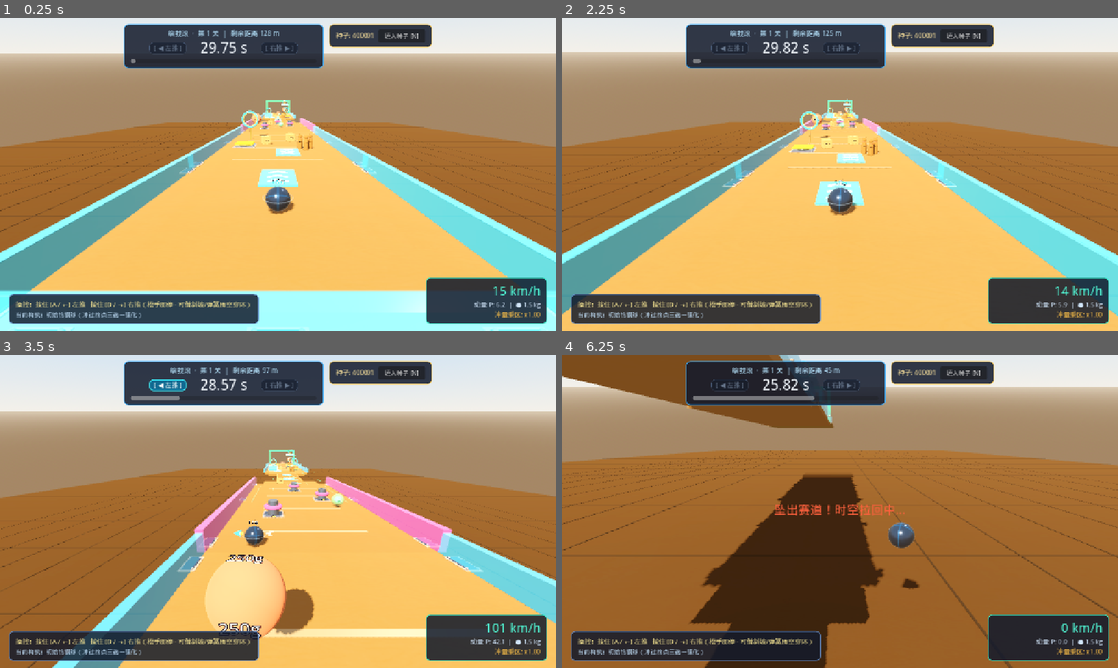
Above: before the commit, frames 1-4 (two rows, left to right).
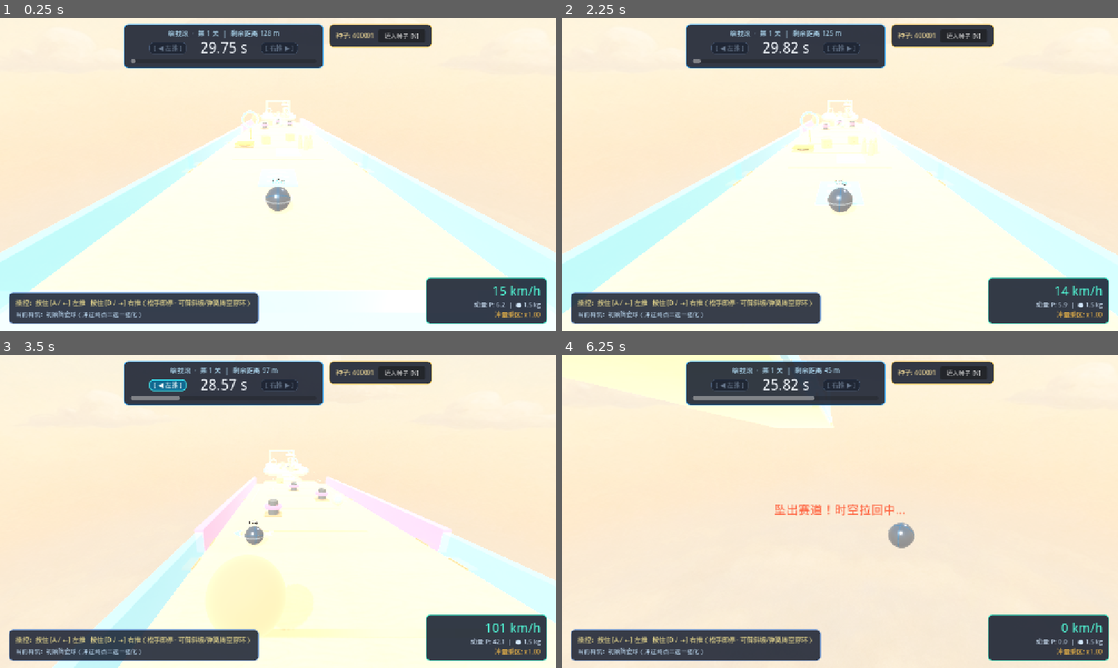
Above: after the commit, the same moments.

Repository: nossika/kinetic-run
Game: Godot game, scene res://scenes/main.tscn
The game is run twice, just before and just after one commit, with the same random seed, the same clock (stepped at 60 frames per second) and the same inputs.
Inputs (mouse positions are in pixels of both pictures, inside the frame that each line leads up to):
- Up to frame 1 (0.25 s): no input
- Up to frame 2 (2.25 s): tap Enter at 0.5 s; move the mouse to (962, 158) at 0.52 s; hold Right 0.53-1.25 s; tap N at 0.6 s; click (962, 158) at 0.67 s; tap Space at 0.77 s; click "填入种子 [N]" at 1.25 s; click "按此种子开局（回车）" at 2 s
- Up to frame 3 (3.5 s): move the mouse to (166, 527) at 2.77 s; hold Left from 2.78 s (still down); tap Enter at 2.85 s; tap Space at 3.02 s
- Up to frame 4 (6.25 s): move the mouse to (895, 442) at 3.52 s; release Left at 3.53 s; hold Right 3.53-5.03 s; tap Keypad Enter at 3.6 s; move the mouse to (812, 574) at 4.27 s; tap R at 4.35 s; click (812, 574) at 4.42 s; tap Space at 4.52, 5.27, 6.02 s; move the mouse to (1006, 558) at 5.02 s; hold Left from 5.03 s (still down); tap 1 at 5.1 s; move the mouse to (673, 464) at 5.77 s; tap 2 at 5.85 s

The runs differ from the first frame. In frame 1, 81% of the frame differs, in the area x 0-100%, y 0-100%; in frame 2, 82%; in frame 3, 81%; in frame 4, 89%.

Commit message:
feat: switch world lighting, fog, sky, and MaterialLibrary to soft clay-storybook style
Co-authored-by: Cursor <cursoragent@cursor.com>
Co-authored-by: nossikalin <nossikalin@tencent.com>

Diff:
--- a/project.godot
+++ b/project.godot
@@ -34,4 +34,4 @@
 
 renderer/rendering_method="gl_compatibility"
 renderer/rendering_method.mobile="gl_compatibility"
-anti_aliasing/quality/msaa_3d=1
+anti_aliasing/quality/msaa_3d=2
--- a/src/core/material_library.gd
+++ b/src/core/material_library.gd
@@ -29,6 +29,10 @@
 	return tex
 
 
+static func load_storybook_sky_texture() -> Texture2D:
+	return _load_cached_texture(TEX_STORYBOOK_SKY_CLOUDS)
+
+
 static func _load_cached_font() -> Font:
 	if _is_headless():
 		return null
@@ -42,6 +46,10 @@
 	var mat := StandardMaterial3D.new()
 	mat.texture_filter = BaseMaterial3D.TEXTURE_FILTER_LINEAR_WITH_MIPMAPS_ANISOTROPIC
 	mat.texture_repeat = true
+	mat.diffuse_mode = BaseMaterial3D.DIFFUSE_LAMBERT_WRAP
+	mat.rim_enabled = true
+	mat.rim = 0.22
+	mat.rim_tint = 0.38
 	return mat
 
 
@@ -54,103 +62,103 @@
 
 static func make_beechwood_material(tint: Color = Color.WHITE) -> StandardMaterial3D:
 	var mat := _new_base_material()
-	var honey := Color(0.66, 0.52, 0.36, 1.0)
+	var warm_cream_maple := Color(0.97, 0.92, 0.85, 1.0)
 	mat.albedo_color = Color(
-		tint.r * honey.r,
-		tint.g * honey.g,
-		tint.b * honey.b,
+		tint.r * warm_cream_maple.r,
+		tint.g * warm_cream_maple.g,
+		tint.b * warm_cream_maple.b,
 		tint.a
 	)
 	mat.albedo_texture = _load_cached_texture(TEX_TRACK_BEECHWOOD)
 	mat.metallic = 0.0
-	mat.metallic_specular = 0.14
-	mat.roughness = 0.68
-	mat.uv1_triplanar = true
-	mat.uv1_scale = Vector3(0.22, 0.22, 0.22)
-	mat.uv1_triplanar_sharpness = 4.0
-	return mat
-
-
-static func make_workbench_material(tint: Color = Color(0.46, 0.36, 0.26)) -> StandardMaterial3D:
-	var mat := _new_base_material()
-	mat.albedo_color = Color(tint.r * 0.72, tint.g * 0.70, tint.b * 0.68, tint.a)
+	mat.metallic_specular = 0.10
+	mat.roughness = 0.78
+	mat.uv1_triplanar = true
+	mat.uv1_scale = Vector3(0.18, 0.18, 0.18)
+	mat.uv1_triplanar_sharpness = 3.2
+	return mat
+
+
+static func make_workbench_material(tint: Color = Color(0.88, 0.80, 0.70)) -> StandardMaterial3D:
+	var mat := _new_base_material()
+	mat.albedo_color = tint
 	mat.albedo_texture = _load_cached_texture(TEX_TRACK_BEECHWOOD)
 	mat.metallic = 0.0
-	mat.metallic_specular = 0.10
-	mat.roughness = 0.80
+	mat.metallic_specular = 0.08
+	mat.roughness = 0.84
 	mat.uv1_triplanar = true
 	mat.uv1_world_triplanar = true
-	mat.uv1_scale = Vector3(0.18, 0.18, 0.18)
-	mat.uv1_triplanar_sharpness = 4.0
+	mat.uv1_scale = Vector3(0.16, 0.16, 0.16)
+	mat.uv1_triplanar_sharpness = 3.0
 	return mat
 
 
 static func make_frosted_acrylic_material(tint: Color) -> StandardMaterial3D:
 	var mat := _new_base_material()
 	mat.transparency = BaseMaterial3D.TRANSPARENCY_ALPHA
-	var alpha := tint.a if tint.a < 0.99 else 0.72
-	mat.albedo_color = Color(tint.r, tint.g, tint.b, alpha)
-	mat.metallic = 0.08
-	mat.roughness = 0.24
+	var alpha := clampf(tint.a if tint.a < 0.99 else 0.76, 0.18, 0.90)
+	var soft_pastel := tint.lerp(Color(0.99, 0.96, 0.91), 0.24)
+	mat.albedo_color = Color(soft_pastel.r, soft_pastel.g, soft_pastel.b, alpha)
+	mat.metallic = 0.04
+	mat.roughness = 0.36
 	mat.emission_enabled = true
-	mat.emission = Color(tint.r, tint.g, tint.b) * 0.35
-	mat.emission_energy_multiplier = 0.55
+	mat.emission = Color(soft_pastel.r, soft_pastel.g, soft_pastel.b) * 0.24
+	mat.emission_energy_multiplier = 0.32
 	return mat
 
 
 static func make_wood_crate_material(is_heavy: bool) -> StandardMaterial3D:
 	var mat := _new_base_material()
 	mat.albedo_texture = _load_cached_texture(TEX_CRATE_BALSA_WOOD)
-	# Godot 4 BoxMesh packs 6 faces in a 3x2 UV grid; scaling UV1 by (3, 2, 1) frames each cube face cleanly.
+	# 6 faces packed in a 3x2 UV grid; scaling UV1 by (3, 2, 1) frames each rounded cube face cleanly.
 	mat.uv1_scale = Vector3(3.0, 2.0, 1.0)
 	if is_heavy:
-		mat.albedo_color = Color(0.56, 0.38, 0.24)
-		mat.metallic = 0.06
-		mat.metallic_specular = 0.18
-		mat.roughness = 0.58
+		mat.albedo_color = Color(0.68, 0.50, 0.36)
+		mat.metallic = 0.04
+		mat.metallic_specular = 0.14
+		mat.roughness = 0.68
 	else:
-		mat.albedo_color = Color(0.92, 0.82, 0.68)
+		mat.albedo_color = Color(0.99, 0.94, 0.85)
 		mat.metallic = 0.0
-		mat.metallic_specular = 0.16
-		mat.roughness = 0.66
-	return mat
-
-
-static func make_cast_iron_material(tint: Color = Color(0.28, 0.30, 0.35)) -> StandardMaterial3D:
+		mat.metallic_specular = 0.12
+		mat.roughness = 0.74
+	return mat
+
+
+static func make_cast_iron_material(tint: Color = Color(0.36, 0.38, 0.44)) -> StandardMaterial3D:
 	var mat := _new_base_material()
 	var tex := _load_cached_texture(TEX_METAL_CAST_IRON)
 	mat.albedo_texture = tex
 	if tex != null:
-		# metal_cast_iron.png already carries dark ~0.20 charcoal value; preserve tint hue without crushing hammered detail.
 		mat.albedo_color = Color(
-			clampf(tint.r * 2.8, 0.45, 1.25),
-			clampf(tint.g * 2.8, 0.45, 1.25),
-			clampf(tint.b * 2.8, 0.45, 1.25),
+			clampf(tint.r * 2.1, 0.56, 1.20),
+			clampf(tint.g * 2.1, 0.56, 1.20),
+			clampf(tint.b * 2.1, 0.56, 1.20),
 			tint.a
 		)
 	else:
 		mat.albedo_color = tint
-	mat.metallic = 0.76
-	mat.roughness = 0.34
-	mat.uv1_triplanar = true
-	mat.uv1_scale = Vector3(0.65, 0.65, 0.65)
-	mat.uv1_triplanar_sharpness = 4.0
+	mat.metallic = 0.70
+	mat.roughness = 0.44
+	mat.uv1_triplanar = true
+	mat.uv1_scale = Vector3(0.55, 0.55, 0.55)
+	mat.uv1_triplanar_sharpness = 3.2
 	return mat
 
 
 static func make_tungsten_ball_material() -> StandardMaterial3D:
 	var mat := _new_base_material()
 	mat.albedo_texture = _load_cached_texture(TEX_METAL_CAST_IRON)
-	mat.albedo_color = Color(0.52, 0.58, 0.68)
+	mat.albedo_color = Color(0.84, 0.90, 0.98)
 	mat.metallic = 0.78
 	mat.roughness = 0.20
-	mat.metallic_specular = 0.88
-	mat.uv1_triplanar = true
-	mat.uv1_scale = Vector3(1.2, 1.2, 1.2)
-	mat.uv1_triplanar_sharpness = 4.0
+	mat.metallic_specular = 0.72
+	mat.uv1_triplanar = true
+	mat.uv1_scale = Vector3(0.9, 0.9, 0.9)
+	mat.uv1_triplanar_sharpness = 3.2
 	mat.emission_enabled = true
-	mat.emission = Color(0.08, 0.12, 0.18)
-	mat.emission_energy_multiplier = 0.16
+	mat.emission = Color(0.16, 0.20, 0.26)
+	mat.emission_energy_multiplier = 0.14
 	return mat
 
 
@@ -158,72 +166,69 @@
 	var mat := _new_base_material()
 	var tex := _load_cached_texture(TEX_BARREL_RETRO_HAZARD)
 	mat.albedo_texture = tex
-	mat.albedo_color = Color.WHITE if tex != null else Color(0.92, 0.28, 0.18)
-	# Godot 4 CylinderMesh maps side wall V in [0..0.5]; scaling V by 2 wraps full red-cream-red hazard band along barrel height.
+	mat.albedo_color = Color(0.99, 0.97, 0.94) if tex != null else Color(0.93, 0.46, 0.38)
 	mat.uv1_scale = Vector3(1.0, 2.0, 1.0)
-	mat.metallic = 0.32
-	mat.roughness = 0.36
+	mat.metallic = 0.10
+	mat.roughness = 0.52
 	return mat
 
 
 static func make_charred_husk_material() -> StandardMaterial3D:
 	var mat := _new_base_material()
 	mat.albedo_texture = _load_cached_texture(TEX_METAL_CAST_IRON)
-	mat.albedo_color = Color(0.22, 0.20, 0.19)
-	mat.metallic = 0.28
-	mat.roughness = 0.84
-	mat.metallic_specular = 0.14
-	mat.uv1_triplanar = true
-	mat.uv1_scale = Vector3(0.85, 0.85, 0.85)
-	mat.uv1_triplanar_sharpness = 4.0
-	return mat
-
-
-static func make_pin_stripe_material(color: Color = Color(0.92, 0.28, 0.18)) -> StandardMaterial3D:
+	mat.albedo_color = Color(0.28, 0.25, 0.24)
+	mat.metallic = 0.18
+	mat.roughness = 0.86
+	mat.metallic_specular = 0.12
+	mat.uv1_triplanar = true
+	mat.uv1_scale = Vector3(0.75, 0.75, 0.75)
+	mat.uv1_triplanar_sharpness = 3.2
+	return mat
+
+
+static func make_pin_stripe_material(color: Color = Color(0.92, 0.44, 0.38)) -> StandardMaterial3D:
 	var mat := _new_base_material()
 	mat.albedo_color = color
-	mat.metallic = 0.06
-	mat.roughness = 0.24
-	mat.metallic_specular = 0.62
+	mat.metallic = 0.04
+	mat.roughness = 0.28
+	mat.metallic_specular = 0.46
 	return mat
 
 
 static func make_silicone_soft_material(color: Color) -> StandardMaterial3D:
 	var mat := _new_base_material()
-	mat.albedo_color = color
-	mat.metallic = 0.0
-	mat.roughness = 0.86
-	mat.metallic_specular = 0.25
+	var warm_clay := color.lerp(Color(0.99, 0.96, 0.91), 0.16)
+	mat.albedo_color = Color(warm_clay.r, warm_clay.g, warm_clay.b, color.a)
+	mat.metallic = 0.0
+	mat.roughness = 0.88
+	mat.metallic_specular = 0.18
 	return mat
 
 
 static func make_jelly_outer_material(color: Color) -> StandardMaterial3D:
 	var mat := _new_base_material()
 	mat.transparency = BaseMaterial3D.TRANSPARENCY_ALPHA
-	var alpha := color.a if color.a < 0.99 else 0.58
+	var alpha := color.a if color.a < 0.99 else 0.62
 	var tex := _load_cached_texture(TEX_JELLY_BUBBLE_SOFT)
 	mat.albedo_texture = tex
-	if tex != null:
-		var lifted := color.lerp(Color.WHITE, 0.25)
-		mat.albedo_color = Color(lifted.r, lifted.g, lifted.b, alpha)
-	else:
-		mat.albedo_color = Color(color.r, color.g, color.b, alpha)
-	mat.metallic = 0.0
-	mat.roughness = 0.12
-	mat.metallic_specular = 0.85
-	mat.uv1_scale = Vector3(1.4, 1.4, 1.4)
+	var soft_jelly := color.lerp(Color(0.99, 0.98, 0.94), 0.26)
+	mat.albedo_color = Color(soft_jelly.r, soft_jelly.g, soft_jelly.b, alpha)
+	mat.metallic = 0.0
+	mat.roughness = 0.14
+	mat.metallic_specular = 0.72
+	mat.uv1_scale = Vector3(1.2, 1.2, 1.2)
 	return mat
 
 
 static func make_jelly_core_material(color: Color) -> StandardMaterial3D:
 	var mat := _new_base_material()
-	var bright := color.lightened(0.22)
+	var bright := color.lerp(Color(1.0, 0.98, 0.92), 0.32)
 	mat.albedo_color = Color(bright.r, bright.g, bright.b, 1.0)
 	mat.metallic = 0.0
-	mat.roughness = 0.28
+	mat.roughness = 0.34
 	mat.emission_enabled = true
-	mat.emission = Color(color.r, color.g, color.b)
-	mat.emission_energy_multiplier = 0.45
+	mat.emission = Color(bright.r, bright.g, bright.b)
+	mat.emission_energy_multiplier = 0.32
 	return mat
 
 
@@ -238,7 +243,7 @@
 	target: Node3D,
 	weight_text: String,
 	box_size: Vector3,
-	text_color: Color = Color(0.98, 0.96, 0.90)
+	text_color: Color = Color(0.98, 0.95, 0.88)
 ) -> void:
 	if target == null:
 		return
@@ -249,36 +254,29 @@
 		return
 
 	var font := _load_cached_font()
-	var char_factor := clampf(4.5 / maxf(3.0, float(weight_text.length())), 0.65, 1.15)
-
-	# Front (+Z) face stencil facing chase camera
+	var char_factor := clampf(4.5 / maxf(3.0, float(weight_text.length())), 0.65, 1.10)
+
+	# Single-sided subtle wood-carved / clay-stamped front mark (no top duplicate, no black outline)
 	var front_span := minf(maxf(0.35, box_size.x), maxf(0.35, box_size.y))
+	var stamp_color := Color(text_color.r, text_color.g, text_color.b, 0.82)
+	var is_light_ink := text_color.get_luminance() > 0.55
+	var soft_backing := (
+		Color(0.28, 0.20, 0.14, 0.28)
+		if is_light_ink
+		else Color(0.99, 0.95, 0.87, 0.26)
+	)
 	var front_lbl := _build_stencil_label(
 		weight_text,
 		font,
-		text_color,
-		0.0040 * clampf(front_span / 1.1, 0.50, 1.70) * char_factor,
-		48,
-		11
+		stamp_color,
+		soft_backing,
+		0.0032 * clampf(front_span / 1.1, 0.50, 1.50) * char_factor,
+		44,
+		2
 	)
 	front_lbl.name = "WeightLabelFront"
-	front_lbl.position = Vector3(0.0, 0.0, box_size.z * 0.5 + 0.02)
+	front_lbl.position = Vector3(0.0, -box_size.y * 0.14, box_size.z * 0.5 + 0.025)
 	target.add_child(front_lbl)
-
-	# Top (+Y) face stencil readable from elevated chase camera angles
-	var top_span := minf(maxf(0.35, box_size.x), maxf(0.35, box_size.z))
-	var top_lbl := _build_stencil_label(
-		weight_text,
-		font,
-		text_color,
-		0.0040 * clampf(top_span / 1.1, 0.50, 1.70) * char_factor,
-		48,
-		11
-	)
-	top_lbl.name = "WeightLabelTop"
-	top_lbl.position = Vector3(0.0, box_size.y * 0.5 + 0.02, 0.0)
-	top_lbl.rotation_degrees = Vector3(-90.0, 0.0, 0.0)
-	target.add_child(top_lbl)
 
 
 static func attach_anchored_flange_base(
@@ -286,7 +284,7 @@
 	local_y: float,
 	half_x: float,
 	half_z: float,
-	show_fixed_label: bool = true
+	_show_fixed_label: bool = true
 ) -> void:
 	if target == null:
 		return
@@ -298,67 +296,19 @@
 	var root := Node3D.new()
 	root.name = "AnchoredFlangeBase"
 
-	# 1. Wider black-and-yellow hazard border plate at local_y + 0.02
-	var hazard_inst := MeshInstance3D.new()
-	var hazard_box := BoxMesh.new()
-	hazard_box.size = Vector3(half_x * 2.0 + 0.18, 0.04, half_z * 2.0 + 0.18)
-	var hazard_mat := _new_base_material()
-	var hazard_tex := _load_cached_texture(TEX_ANCHOR_HAZARD_STRIPE)
-	hazard_mat.albedo_texture = hazard_tex
-	hazard_mat.albedo_color = Color.WHITE if hazard_tex != null else Color(0.95, 0.78, 0.12)
-	hazard_mat.metallic = 0.15
-	hazard_mat.roughness = 0.55
-	hazard_mat.uv1_triplanar = true
-	hazard_mat.uv1_scale = Vector3(0.85, 0.85, 0.85)
-	hazard_box.material = hazard_mat
-	RenderHelper.attach_mesh(hazard_inst, hazard_box)
-	hazard_inst.position = Vector3(0.0, local_y + 0.02, 0.0)
-	root.add_child(hazard_inst)
-
-	# 2. Dark cast-iron mounting base plate at local_y + 0.04
-	var plate_inst := MeshInstance3D.new()
-	var plate_box := BoxMesh.new()
-	plate_box.size = Vector3(half_x * 2.0, 0.06, half_z * 2.0)
-	plate_box.material = make_cast_iron_material(Color(0.30, 0.32, 0.37))
-	RenderHelper.attach_mesh(plate_inst, plate_box)
-	plate_inst.position = Vector3(0.0, local_y + 0.04, 0.0)
-	root.add_child(plate_inst)
-
-	# 3. Four silver metallic hexagonal bolt heads at (±half_x * 0.88, local_y + 0.08, ±half_z * 0.88)
-	var bolt_radius := clampf(minf(half_x, half_z) * 0.13, 0.055, 0.11)
-	var bolt_mesh := CylinderMesh.new()
-	bolt_mesh.top_radius = bolt_radius
-	bolt_mesh.bottom_radius = bolt_radius
-	bolt_mesh.height = 0.06
-	bolt_mesh.radial_segments = 6
-	bolt_mesh.rings = 1
-	var bolt_mat := _new_base_material()
-	bolt_mat.albedo_color = Color(0.88, 0.91, 0.96)
-	bolt_mat.metallic = 0.84
-	bolt_mat.roughness = 0.22
-	bolt_mesh.material = bolt_mat
-
-	for sx in [-1.0, 1.0]:
-		for sz in [-1.0, 1.0]:
-			var bolt_inst := MeshInstance3D.new()
-			RenderHelper.attach_mesh(bolt_inst, bolt_mesh)
-			bolt_inst.position = Vector3(sx * half_x * 0.88, local_y + 0.08, sz * half_z * 0.88)
-			root.add_child(bolt_inst)
-
-	# 4. Crisp "FIXED" stencil label on the front +Z rim when requested
-	if show_fixed_label:
-		var fixed_lbl := _build_stencil_label(
-			"FIXED",
-			_load_cached_font(),
-			Color(1.0, 0.86, 0.28),
-			clampf(half_x * 0.0058, 0.0036, 0.0058),
-			42,
-			11
-		)
-		fixed_lbl.name = "FixedRimLabel"
-		fixed_lbl.position = Vector3(0.0, local_y + 0.18, half_z + 0.16)
-		fixed_lbl.rotation_degrees = Vector3(-32.0, 0.0, 0.0)
-		root.add_child(fixed_lbl)
+	# Clean single-piece rounded warm biscuit-clay suction pad (replaces hazard stripes, bolts, & FIXED text)
+	var pad_inst := MeshInstance3D.new()
+	var pad_size := Vector3(maxf(0.36, half_x * 1.88), 0.085, maxf(0.36, half_z * 1.88))
+	var pad_mesh := ClayMeshBuilder.make_rounded_box(pad_size, 0.038, 2)
+	var pad_mat := make_silicone_soft_material(Color(0.84, 0.74, 0.63))
+	var trim_tex := _load_cached_texture(TEX_ANCHOR_HAZARD_STRIPE)
+	if trim_tex != null:
+		pad_mat.albedo_texture = trim_tex
+		pad_mat.uv1_triplanar = true
+		pad_mat.uv1_scale = Vector3(0.5, 0.5, 0.5)
+	ClayMeshBuilder.assign_mesh(pad_inst, pad_mesh, pad_mat)
+	pad_inst.position = Vector3(0.0, local_y + 0.038, 0.0)
+	root.add_child(pad_inst)
 
 	target.add_child(root)
 
@@ -367,6 +317,7 @@
 	text_val: String,
 	font: Font,
 	text_color: Color,
+	outline_color: Color,
 	px_size: float,
 	f_size: int,
 	o_size: int
@@ -379,7 +330,7 @@
 	lbl.outline_size = o_size
 	lbl.pixel_size = px_size
 	lbl.modulate = text_color
-	lbl.outline_modulate = Color(0.09, 0.10, 0.13, 0.96)
+	lbl.outline_modulate = outline_color
 	lbl.horizontal_alignment = HORIZONTAL_ALIGNMENT_CENTER
 	lbl.vertical_alignment = VERTICAL_ALIGNMENT_CENTER
 	lbl.double_sided = false
--- a/src/gameplay/game_world_3d.gd
+++ b/src/gameplay/game_world_3d.gd
@@ -18,7 +18,6 @@
 var override_tilt_input: Variant = null
 
 var _vfx_rings: Array[Dictionary] = []
-var _workbench_backdrop: MeshInstance3D = null
 
 
 func _ready() -> void:
@@ -32,28 +31,44 @@
 	var is_headless := DisplayServer.get_name() == "headless"
 	var env := Environment.new()
 	if not is_headless:
-		var sky_mat := ProceduralSkyMaterial.new()
-		sky_mat.sky_top_color = Color(0.58, 0.76, 0.95)
-		sky_mat.sky_horizon_color = Color(0.92, 0.90, 0.85)
-		sky_mat.ground_horizon_color = Color(0.76, 0.68, 0.58)
-		sky_mat.ground_bottom_color = Color(0.52, 0.42, 0.32)
 		var sky := Sky.new()
-		sky.sky_material = sky_mat
+		var sky_tex := MaterialLibrary.load_storybook_sky_texture()
+		if sky_tex != null:
+			var pano_mat := PanoramaSkyMaterial.new()
+			pano_mat.panorama = sky_tex
+			pano_mat.energy_multiplier = 1.02
+			sky.sky_material = pano_mat
+		else:
+			var sky_mat := ProceduralSkyMaterial.new()
+			sky_mat.sky_top_color = Color(0.55, 0.77, 0.91)
+			sky_mat.sky_horizon_color = Color(0.99, 0.94, 0.86)
+			sky_mat.ground_horizon_color = Color(0.95, 0.87, 0.77)
+			sky_mat.ground_bottom_color = Color(0.86, 0.76, 0.65)
+			sky.sky_material = sky_mat
 		env.background_mode = Environment.BG_SKY
 		env.sky = sky
 	else:
 		env.background_mode = Environment.BG_COLOR
-		env.background_color = Color(0.85, 0.88, 0.92)
+		env.background_color = Color(0.95, 0.91, 0.85)
 
 	env.tonemap_mode = Environment.TONE_MAPPER_FILMIC
-	env.tonemap_exposure = 0.96
-	env.ambient_light_source = Environment.AMBIENT_SOURCE_COLOR
-	env.ambient_light_color = Color(0.86, 0.82, 0.76)
-	env.ambient_light_energy = 0.44
+	env.tonemap_exposure = 0.98
+	env.ambient_light_source = Environment.AMBIENT_SOURCE_SKY
+	env.ambient_light_sky_contribution = 0.65
+	env.ambient_light_color = Color(0.97, 0.92, 0.85)
+	env.ambient_light_energy = 0.64
+
+	# Warm cream storybook atmospheric depth fog to gently fade distant clutter
+	env.fog_enabled = true
+	env.fog_light_color = Color(0.97, 0.92, 0.85)
+	env.fog_light_energy = 1.0
+	env.fog_density = 0.0042
+	env.fog_sky_affect = 0.16
+
 	env.glow_enabled = true
-	env.glow_hdr_threshold = 1.25
-	env.glow_intensity = 0.22
-	env.glow_bloom = 0.05
+	env.glow_hdr_threshold = 1.35
+	env.glow_intensity = 0.16
+	env.glow_bloom = 0.04
 
 	var world_env := WorldEnvironment.new()
 	world_env.name = "WorldEnvironment"
@@ -62,59 +77,21 @@
 
 	var sun := DirectionalLight3D.new()
 	sun.name = "MainSunLight"
-	sun.rotation_degrees = Vector3(-52.0, -28.0, 0.0)
-	sun.light_color = Color(1.0, 0.96, 0.89)
-	sun.light_energy = 1.05
+	sun.rotation_degrees = Vector3(-50.0, -26.0, 0.0)
+	sun.light_color = Color(1.0, 0.95, 0.87)
+	sun.light_energy = 0.96
+	sun.shadow_opacity = 0.66
 	sun.directional_shadow_max_distance = 85.0
 	sun.shadow_enabled = not is_headless
 	add_child(sun)
 
 	var fill := DirectionalLight3D.new()
 	fill.name = "SkyFillLight"
-	fill.rotation_degrees = Vector3(-35.0, 145.0, 0.0)
-	fill.light_color = Color(0.80, 0.88, 1.0)
-	fill.light_energy = 0.20
+	fill.rotation_degrees = Vector3(-34.0, 148.0, 0.0)
+	fill.light_color = Color(0.90, 0.93, 1.0)
+	fill.light_energy = 0.34
 	fill.shadow_enabled = false
 	add_child(fill)
-
-	if not is_headless:
-		_workbench_backdrop = MeshInstance3D.new()
-		_workbench_backdrop.name = "WorkbenchBackdrop"
-		var wb_box := BoxMesh.new()
-		wb_box.size = Vector3(260.0, 1.0, 360.0)
-		wb_box.material = MaterialLibrary.make_workbench_material(Color(0.46, 0.36, 0.26))
-		_workbench_backdrop.mesh = wb_box
-		_workbench_backdrop.cast_shadow = GeometryInstance3D.SHADOW_CASTING_SETTING_OFF
-		_workbench_backdrop.rotation_degrees = Vector3(TrackGenerator3D.TRACK_SLOPE_PITCH_DEG, 0.0, 0.0)
-		_workbench_backdrop.position = Vector3(0.0, -14.0, -120.0)
-
-		var slat_mat := StandardMaterial3D.new()
-		slat_mat.albedo_color = Color(0.24, 0.18, 0.12)
-		slat_mat.roughness = 0.84
-		slat_mat.metallic_specular = 0.10
-		var slat_mesh_z := BoxMesh.new()
-		slat_mesh_z.size = Vector3(0.16, 0.03, 360.0)
-		slat_mesh_z.material = slat_mat
-		for x_idx in range(-9, 10):
-			if abs(x_idx) <= 1:
-				continue
-			var seam := MeshInstance3D.new()
-			seam.mesh = slat_mesh_z
-			seam.cast_shadow = GeometryInstance3D.SHADOW_CASTING_SETTING_OFF
-			seam.position = Vector3(float(x_idx) * 8.5, 0.515, 0.0)
-			_workbench_backdrop.add_child(seam)
-
-		var slat_mesh_x := BoxMesh.new()
-		slat_mesh_x.size = Vector3(260.0, 0.025, 0.16)
-		slat_mesh_x.material = slat_mat
-		for z_idx in range(-8, 9):
-			var cross_seam := MeshInstance3D.new()
-			cross_seam.mesh = slat_mesh_x
-			cross_seam.cast_shadow = GeometryInstance3D.SHADOW_CASTING_SETTING_OFF
-			cross_seam.position = Vector3(0.0, 0.512, float(z_idx) * 18.0)
-			_workbench_backdrop.add_child(cross_seam)
-
-		add_child(_workbench_backdrop)
 
 
 func _setup_world_nodes() -> void:
@@ -194,16 +171,6 @@
 		PhysicsServer3D.space_set_active(get_world_3d().space, active)
 
 
-func _sync_workbench_backdrop() -> void:
-	if _workbench_backdrop == null or track_generator == null:
-		return
-	var ref_world := chase_camera.global_position if chase_camera != null else player_ball.global_position
-	var cam_local := track_generator.world_to_track_local(ref_world)
-	_workbench_backdrop.global_position = track_generator.track_local_to_world(
-		Vector3(0.0, -14.5, cam_local.z - 110.0)
-	)
-
-
 func _start_level(level: int) -> void:
 	_set_world_simulation_active(true)
 	run_state.begin_level(level)
@@ -218,7 +185,6 @@
 	var start_pos := track_generator.track_local_to_world(Vector3(0.0, player_ball.current_radius + 0.15, -1.5))
 	player_ball.reset_for_track(start_pos)
 	chase_camera.snap_to_target(start_pos)
-	_sync_workbench_backdrop()
 
 	thrust_controller.apply_vertical_gravity_to_space(get_world_3d().space)
 
@@ -232,7 +198,6 @@
 	_update_vfx_rings(delta)
 	if game_state == "RACING":
 		simulate_race_step(delta)
-	_sync_workbench_backdrop()
 
 
 func simulate_race_step(delta: float) -> void:
@@ -437,19 +402,20 @@
 	if DisplayServer.get_name() == "headless":
 		return
 	var ring := MeshInstance3D.new()
-	var cyl := CylinderMesh.new()
-	cyl.top_radius = 1.0
-	cyl.bottom_radius = 1.0
-	cyl.height = 0.12
+	var torus := TorusMesh.new()
+	torus.inner_radius = 0.84
+	torus.outer_radius = 1.02
+	torus.rings = 28
+	torus.ring_segments = 14
 	var mat := StandardMaterial3D.new()
 	mat.transparency = BaseMaterial3D.TRANSPARENCY_ALPHA
-	mat.albedo_color = Color(1.0, 0.72, 0.25, 0.75)
+	mat.albedo_color = Color(0.99, 0.82, 0.52, 0.72)
 	mat.emission_enabled = true
-	mat.emission = Color(1.0, 0.58, 0.15)
-	mat.emission_energy_multiplier = 1.6
-	cyl.material = mat
-	ring.mesh = cyl
-	ring.position = origin + Vector3(0.0, 0.15, 0.0)
+	mat.emission = Color(0.98, 0.72, 0.36)
+	mat.emission_energy_multiplier = 0.75
+	torus.material = mat
+	ring.mesh = torus
+	ring.position = origin + Vector3(0.0, 0.18, 0.0)
 	ring.scale = Vector3(0.2, 1.0, 0.2)
 	add_child(ring)
 	_vfx_rings.append({"node": ring, "elapsed": 0.0, "max_r": max_radius})
@@ -464,9 +430,9 @@
 			continue
 		var elapsed := float(item["elapsed"]) + delta
 		item["elapsed"] = elapsed
-		var t := clampf(elapsed / 0.26, 0.0, 1.0)
+		var t := clampf(elapsed / 0.28, 0.0, 1.0)
 		var r := lerpf(0.3, float(item["max_r"]), t)
-		node.scale = Vector3(r, 1.0 - t * 0.7, r)
+		node.scale = Vector3(r, 1.0 - t * 0.65, r)
 		if t >= 1.0:
 			node.queue_free()
 			_vfx_rings.remove_at(i)
@@ -495,7 +461,7 @@
 func _format_build_summary() -> String:
 	var active := synergy_bus.get_active_upgrades()
 	if active.is_empty():
-		return "当前构筑：初始钨钢球（冲过终点三选一强化）"
+		return "当前构筑：初始陶瓷球（冲过终点三选一强化）"
 	var parts: Array[String] = []
 	for def in active:
 		var cnt := synergy_bus.get_upgrade_count(def.id)
--- a/tests/test_core_stats.gd
+++ b/tests/test_core_stats.gd
@@ -201,6 +201,12 @@
 	var jelly_core: StandardMaterial3D = lib_script.make_jelly_core_material(Color(0.45, 1.0, 0.55))
 
 	assert_true(beech != null and beech.uv1_triplanar, "Beechwood track material enables world/local triplanar tiling")
+	assert_eq(
+		beech.diffuse_mode,
+		BaseMaterial3D.DIFFUSE_LAMBERT_WRAP,
+		"Storybook materials use soft Half-Lambert wrap diffuse shading"
+	)
+	assert_true(beech.rim_enabled, "Storybook materials enable gentle Fresnel rim softness")
 	assert_true(acrylic != null and acrylic.transparency == BaseMaterial3D.TRANSPARENCY_ALPHA, "Frosted acrylic uses alpha transparency")
 	assert_true(light_crate != null and heavy_crate != null, "Both light and heavy wood crate materials created")
 	assert_true(light_crate.albedo_color != heavy_crate.albedo_color, "Heavy wood crate has distinct darker reinforced tint")
--- a/tests/test_game_loop.gd
+++ b/tests/test_game_loop.gd
@@ -23,6 +23,14 @@
 	assert_eq(world.game_state, "RACING", "Game starts in RACING state")
 	assert_eq(world.run_state.current_level, 1, "Starts on Level 1")
 	assert_approx(world.run_state.time_remaining, 30.0, 0.2, "Starts with ~30.0s countdown")
+	assert_true(
+		world.get_node_or_null("WorkbenchBackdrop") == null,
+		"Cluttered gridded WorkbenchBackdrop is removed in storybook environment"
+	)
+	var wenv := world.get_node_or_null("WorldEnvironment") as WorldEnvironment
+	assert_true(wenv != null and wenv.environment != null, "WorldEnvironment configured")
+	if wenv != null and wenv.environment != null:
+		assert_true(wenv.environment.fog_enabled, "Warm storybook depth fog is enabled")
 
 	var z_start: float = world.player_ball.global_position.z
 	for _i in range(25):
